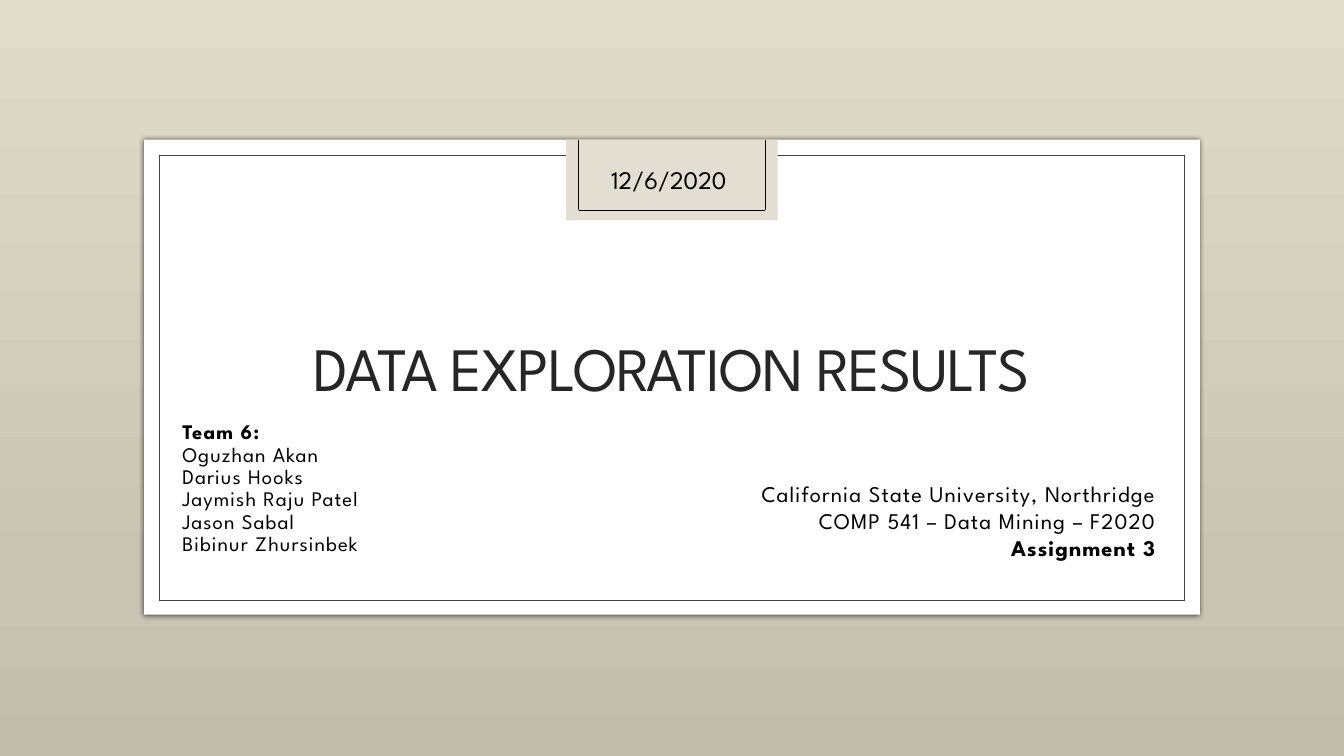
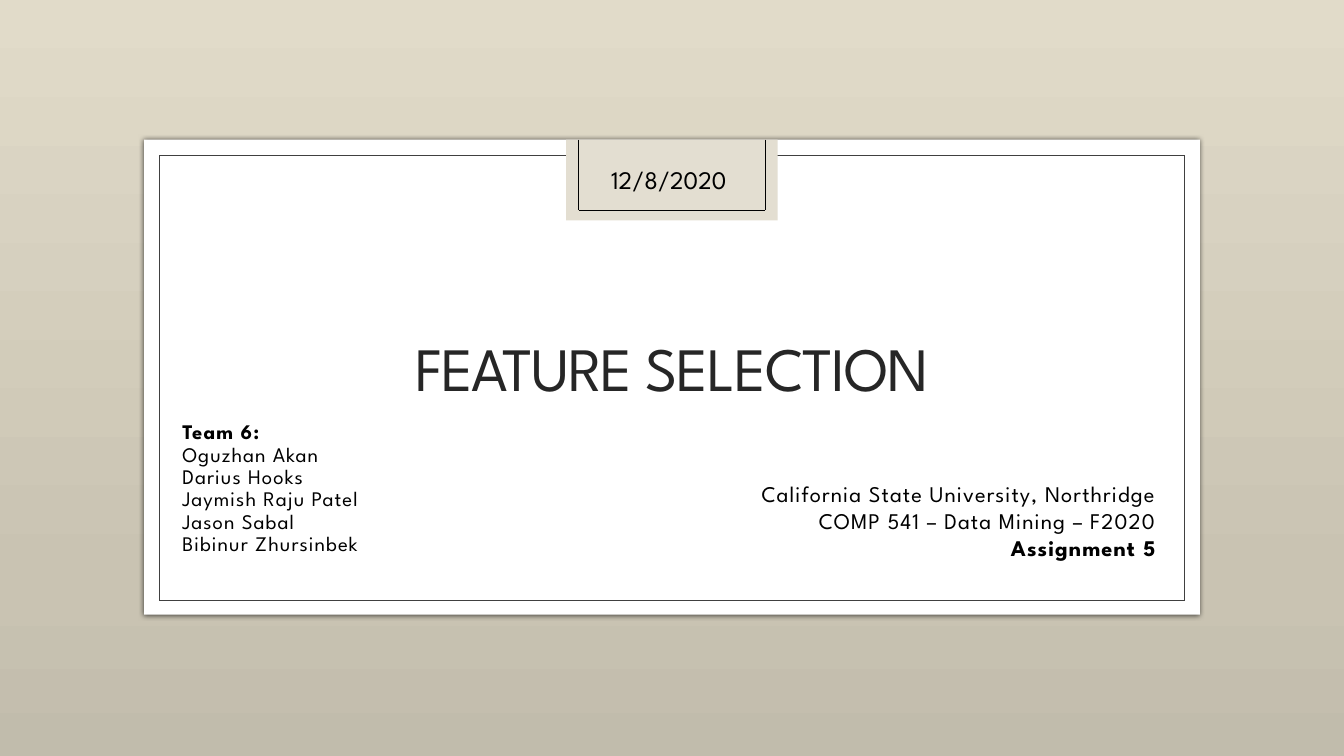
Before and after one commit to oguzhanakan0/comp541, a slide deck: slide 1 of reports/group-6-assignment-5.pptx. Drawn at 1344x756 pixels with LibreOffice and Linux fonts; fonts in the diff are those of the drawing; background and template pictures are left out. Boxes give left, top, right and bottom in pixels: in the first picture for what was removed or moved away, otherwise in the second. Text is boxed around its words. In the diff, an @@ line names an element or a change of style, - is before the commit and + after.

Commit message:
Assignment-5 update

```diff
--- a/reports/group-6-assignment-5.pptx
+++ b/reports/group-6-assignment-5.pptx
@@ text at (611, 171, 726, 192): text changed @@
-12/6/2020
+12/8/2020
@@ title at (415, 349, 929, 392): text changed @@
-DATA EXPLORATION RESULTS
+FEATURE SELECTION
@@ text at (1011, 533, 1155, 561): text changed @@
-Assignment 3
+Assignment 5
```
Also in this commit, not shown: 1 other slide changed, 2 other files.
